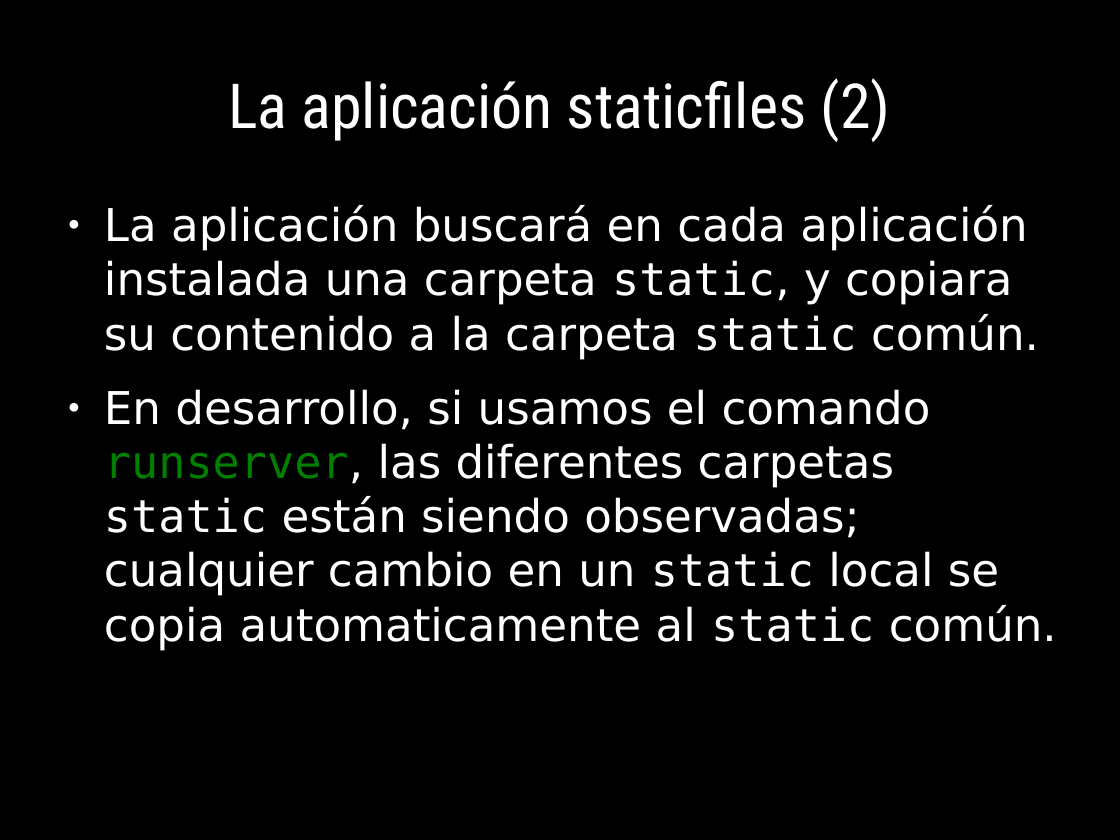
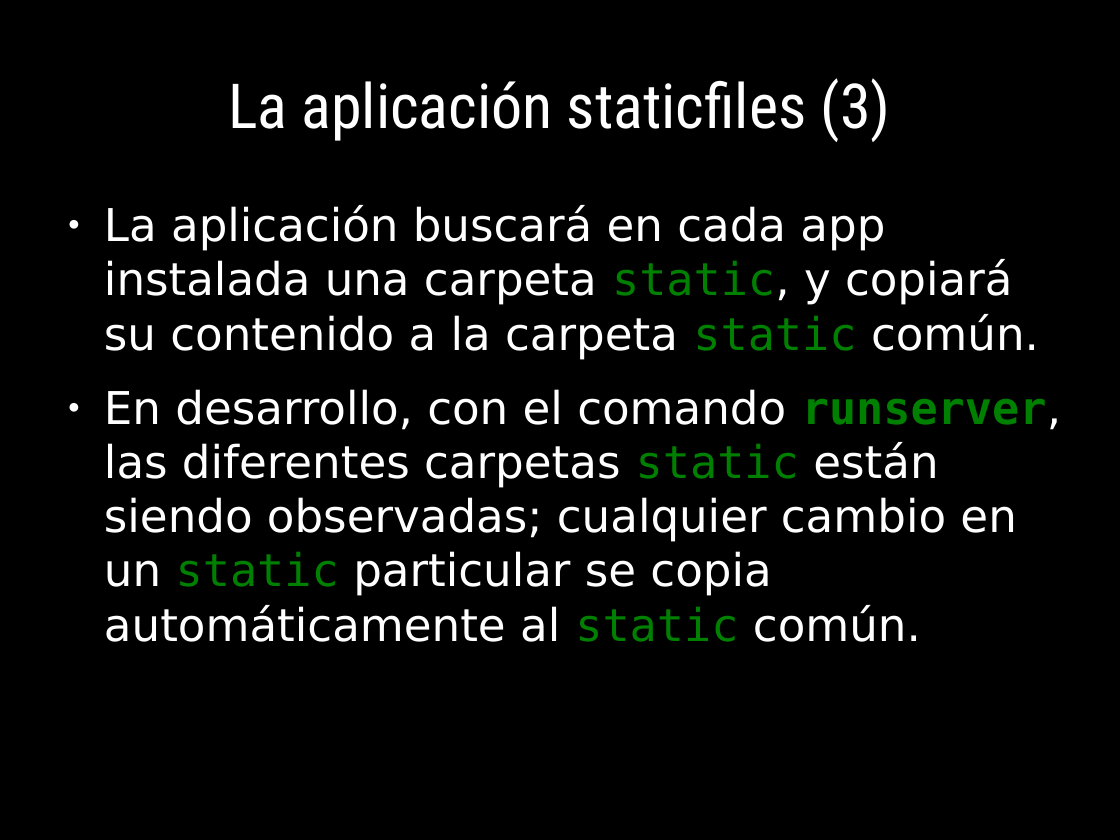
Before and after one commit to euribates/curso-django, a slide deck: slide 69 of presentacion/curso_django.odp (slide 68 before the commit). Drawn at 1120x840 pixels with LibreOffice and Linux fonts; fonts in the diff are those of the drawing. Boxes give left, top, right and bottom in pixels: in the first picture for what was removed or moved away, otherwise in the second. Text is boxed around its words. In the diff, an @@ line names an element or a change of style, - is before the commit and + after.

Commit message:
+ Terminada la presentaci?n, falta revisar y publicar
+ La aplicaci?n de ejemplo "shield" se ha pasada a un
  repositorio propio en mercurial:
  https://bitbucket.org/euribates/shield

```diff
--- a/presentacion/curso_django.odp
+++ b/presentacion/curso_django.odp
@@ title at (x1=228, y1=78, x2=891, y2=142): text changed @@
-La aplicación staticfiles (2)
+La aplicación staticfiles (3)
@@ text at (x1=104, y1=205, x2=1061, y2=642): text changed @@
-● La aplicación buscará en cada aplicación instalada una carpeta static, y copiara su contenido a la carpeta static común.
-● En desarrollo, si usamos el comando runserver, las diferentes carpetas static están siendo observadas; cualquier cambio en un static local se copia automaticamente al static común.
+● La aplicación buscará en cada app instalada una carpeta static, y copiará su contenido a la carpeta static común.
+● En desarrollo, con el comando runserver, las diferentes carpetas static están siendo observadas; cualquier cambio en un static particular se copia automáticamente al static común.
```
Also in this commit, not shown: 4 other slides changed, 26 slides added, 22 other files.
